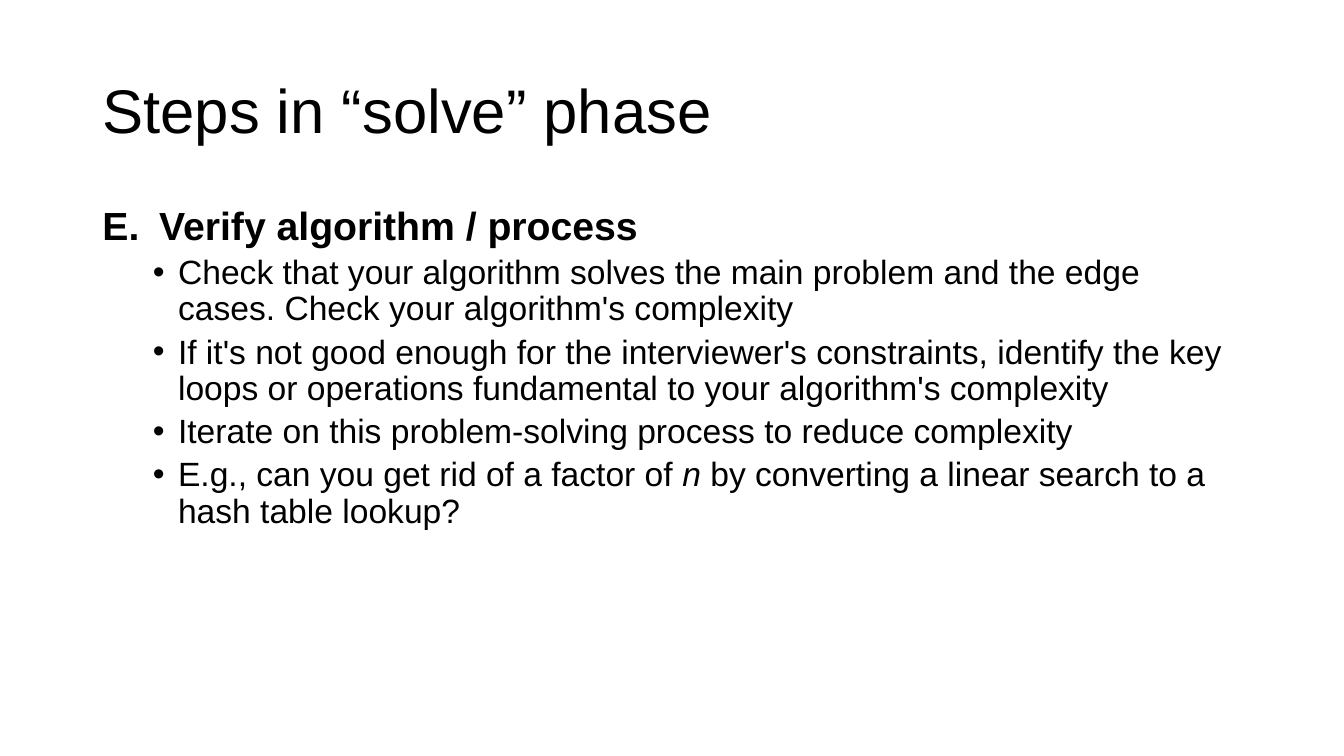
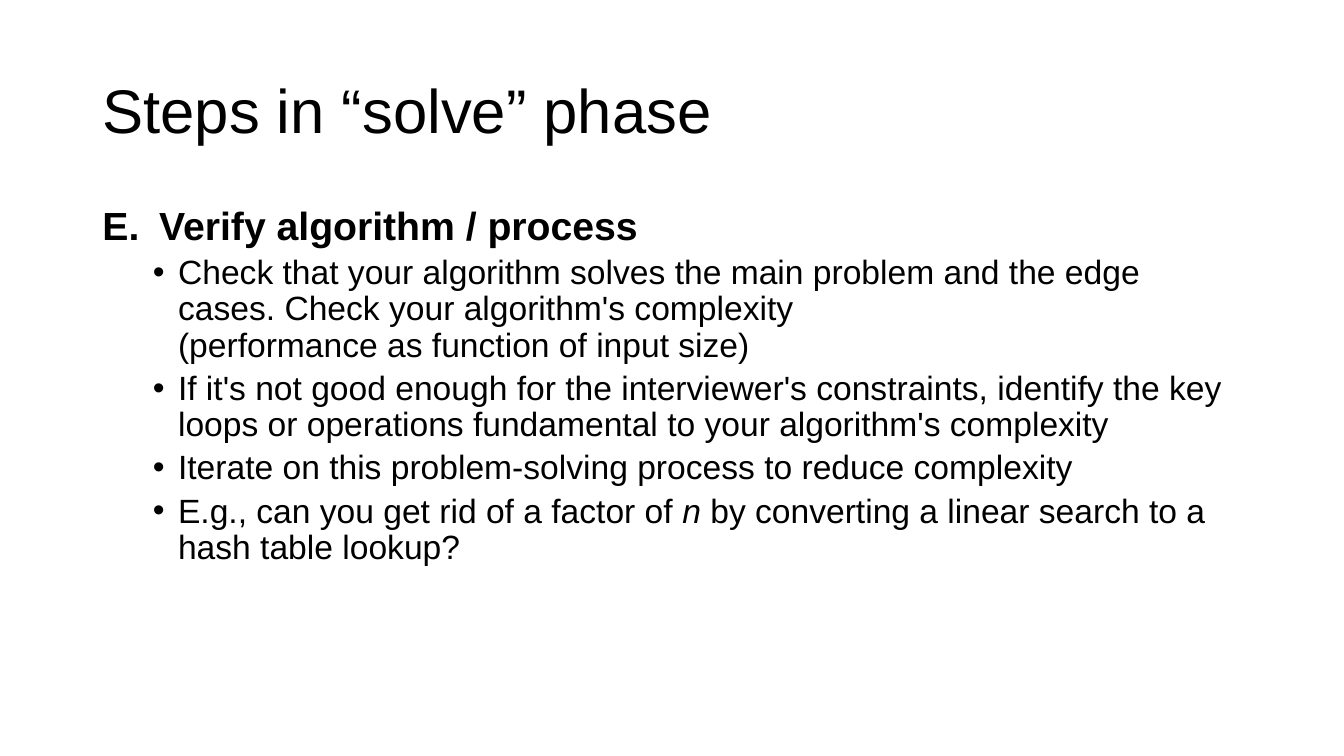
Before and after one commit to parrt/msds689, a slide deck: slide 13 of notes/problem-solving.pptx. Drawn at 1344x756 pixels with LibreOffice and Linux fonts; fonts in the diff are those of the drawing; background and template pictures are left out. Boxes give left, top, right and bottom in pixels: in the first picture for what was removed or moved away, otherwise in the second. Text is boxed around its words. In the diff, an @@ line names an element or a change of style, - is before the commit and + after.

```diff
--- a/notes/problem-solving.pptx
+++ b/notes/problem-solving.pptx
@@ text at box(178, 259, 1140, 364): text changed @@
-  • Check that your algorithm solves the main problem and the edge cases. Check your algorithm's complexity
+  • Check that your algorithm solves the main problem and the edge cases. Check your algorithm's complexity
+    (performance as function of input size)
```
Also in this commit, not shown: 8 other slides changed, 6 other files.
